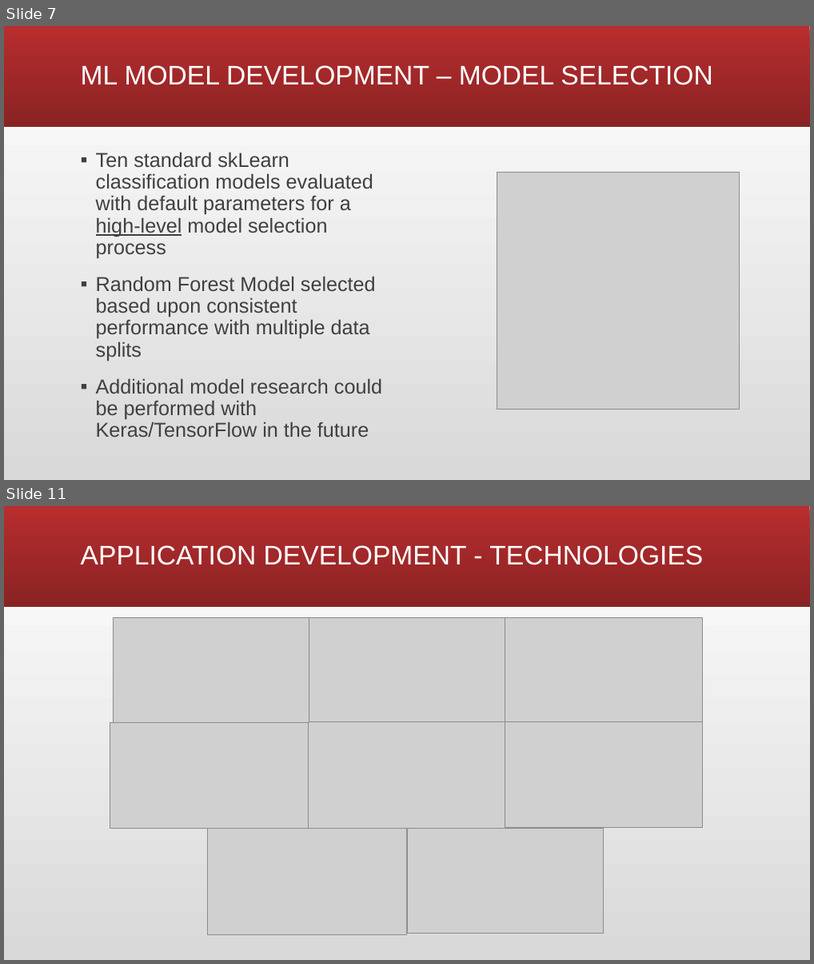
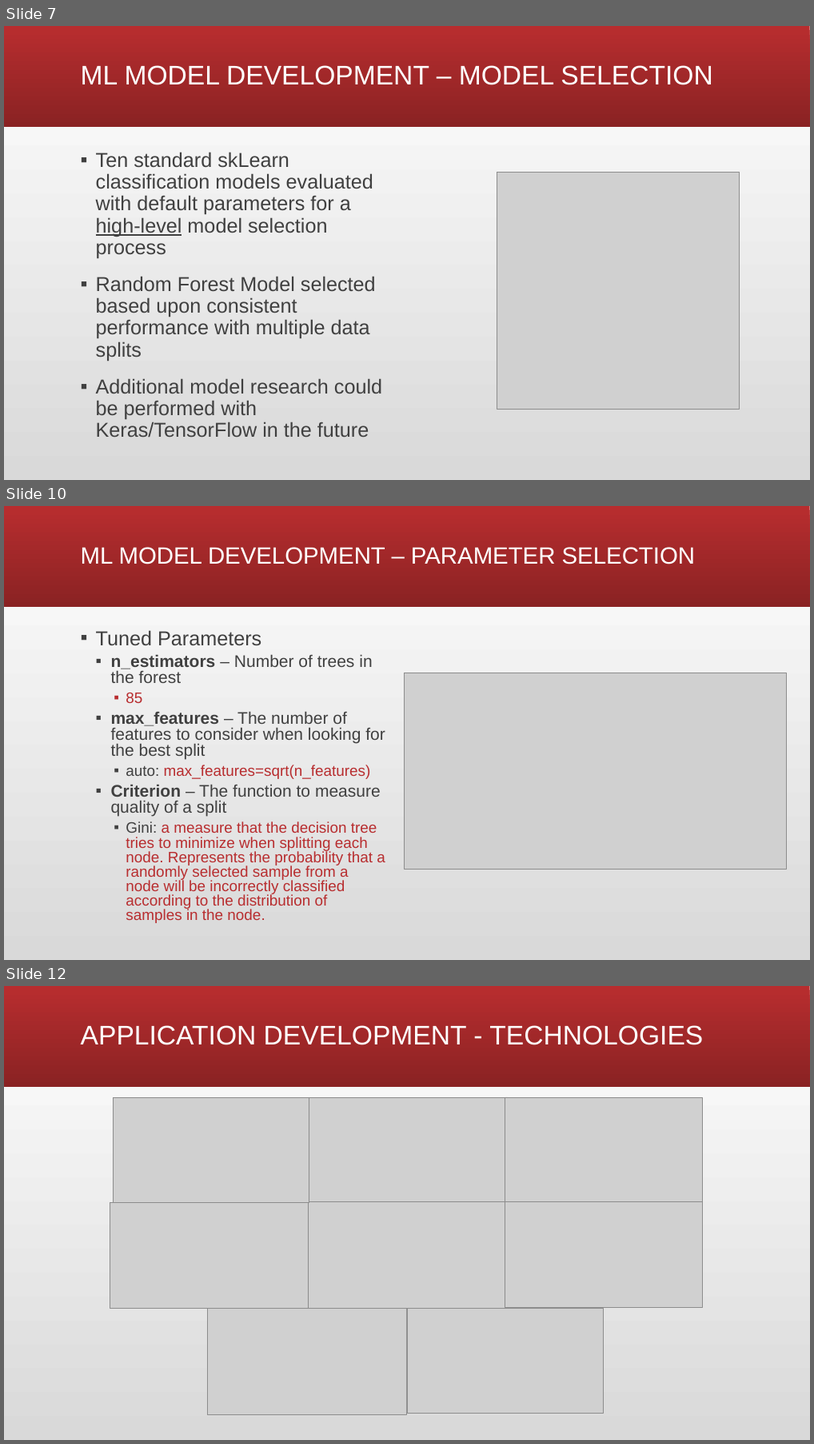
Before and after one commit to larawayn/Heart_Failure_Prediction, a slide deck: Heart Failure Detection.pptx. Shown one above the other, each under a label of ours: slides 7 and 11 before the commit, slides 7, 10 and 12 after it; the slides between them are not shown. The pictures are 814x964 and 814x1444 pixels, drawn with LibreOffice and Linux fonts; fonts in the diff are those of the drawing; grey boxes stand for pictures. Boxes give left, top, right and bottom in pixels: in the first picture for what was removed or moved away, otherwise in the second. Text is boxed around its words. In the diff, an @@ line names an element or a change of style, - is before the commit and + after.

```diff
--- a/Heart Failure Detection.pptx
+++ b/Heart Failure Detection.pptx
@@ slide 10 added at (4,506,810,960), background gradient #D9D9D9 to #FFFFFF; not listed: 1 template element that a slide beside it also shows @@
@@ title added at (81,547,695,564), 28 pt, text #FFFFFF @@
+ML MODEL DEVELOPMENT – PARAMETER SELECTION
@@ text added at (96,630,386,923), 18 pt, text #B82D2F @@
+▪ Tuned Parameters
+  ▪ n_estimators – Number of trees in the forest
+    ▪ 85
+  ▪ max_features – The number of features to consider when looking for the best split
+    ▪ auto: max_features=sqrt(n_features)
+  ▪ Criterion – The function to measure quality of a split
+    ▪ Gini: a measure that the decision tree tries to minimize when splitting each node. Represents the probability that a randomly selected sample from a node will be incorrectly classified according to the distribution of samples in the node.
@@ picture added at (405,672,787,869) @@
@@ what was slide 11 is now slide 12 @@
```
Also in this commit, not shown: 3 slides changed, 5 other files.
